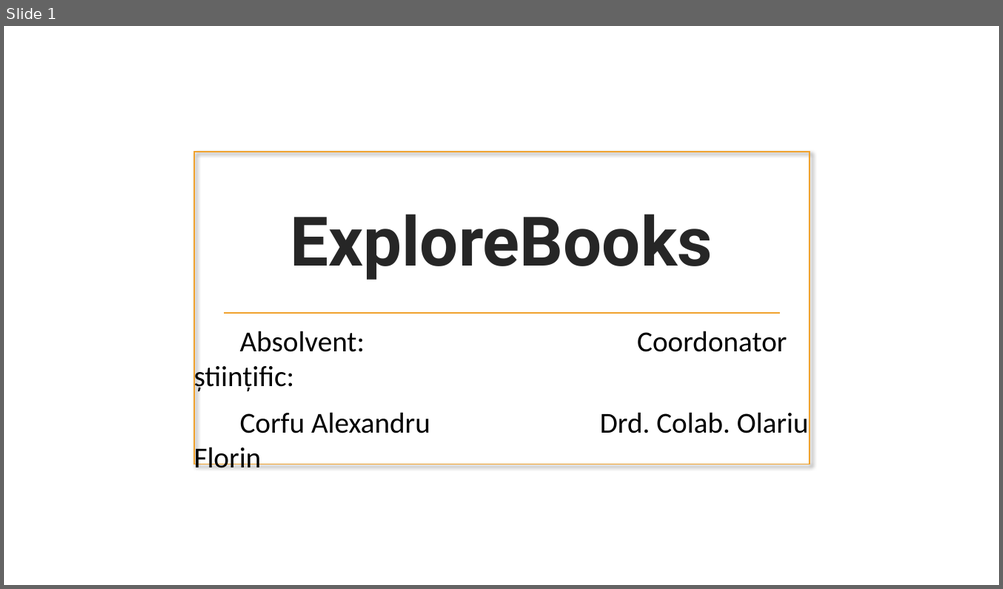
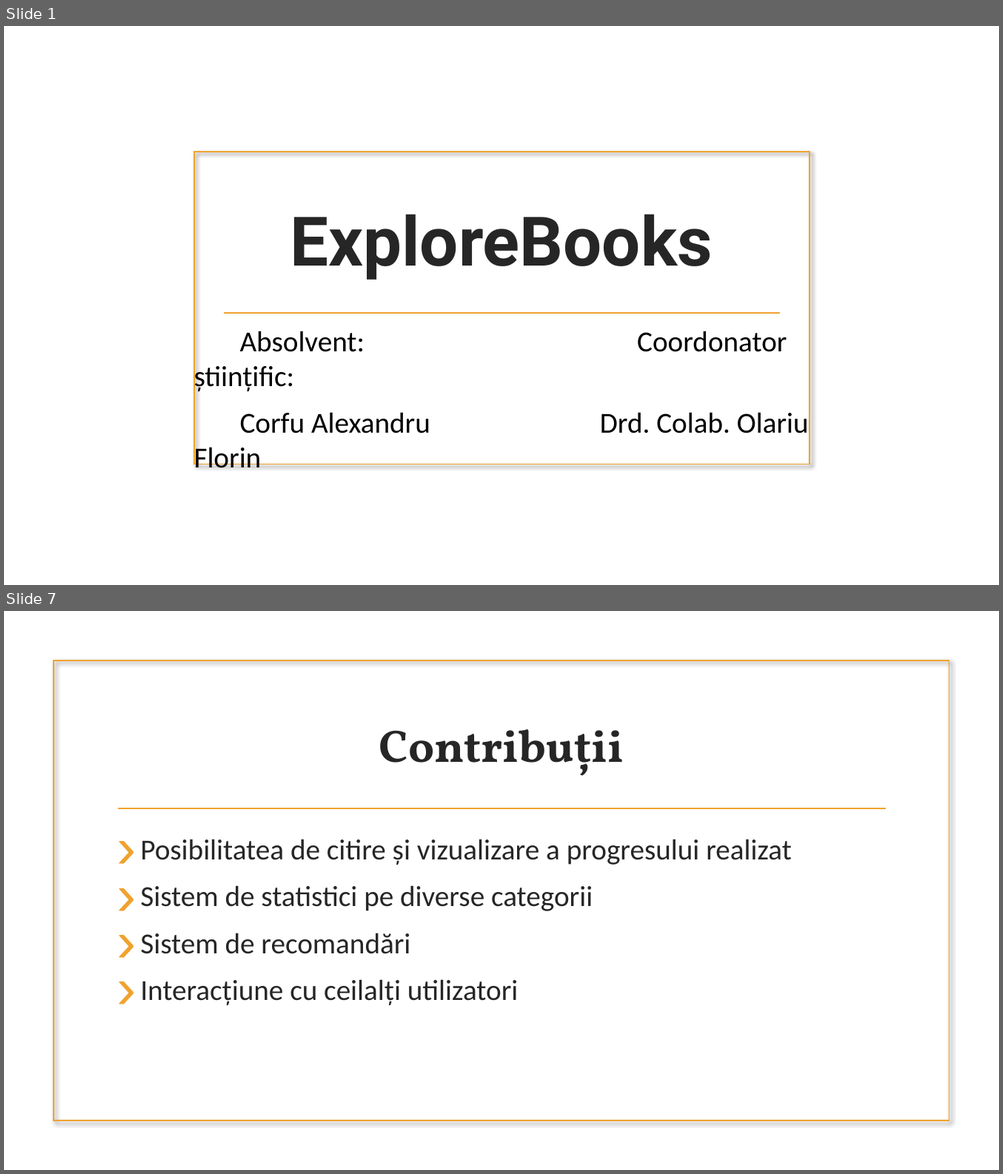
Before and after one commit to Scyree/BachelorThesis, a slide deck: Licenta2018CorfuAlexandru/ExploreBooks.pptx. Shown one above the other, each under a label of ours: slide 1 before the commit, slides 1 and 7 after it; the slides between them are not shown. The pictures are 1003x589 and 1003x1174 pixels, drawn with LibreOffice and Linux fonts; fonts in the diff are those of the drawing; background and template pictures are left out. Boxes give left, top, right and bottom in pixels: in the first picture for what was removed or moved away, otherwise in the second. Text is boxed around its words. In the diff, an @@ line names an element or a change of style, - is before the commit and + after.

```diff
--- a/Licenta2018CorfuAlexandru/ExploreBooks.pptx
+++ b/Licenta2018CorfuAlexandru/ExploreBooks.pptx
@@ slide 7 added at (x1=4, y1=611, x2=999, y2=1170), background picture (left out) @@
@@ rectangle added at (x1=54, y1=661, x2=948, y2=1122), outline #F0A22E 1.25 pt @@
@@ title added at (x1=379, y1=729, x2=623, y2=776), 44 pt, text #262626, bold @@
+Contribuții
@@ line added from (118, 809) to (885, 809), #F0A22E 1.25 pt @@
@@ text added at (x1=140, y1=839, x2=791, y2=1005), 28 pt, text #262626 @@
+› Posibilitatea de citire și vizualizare a progresului realizat
+› Sistem de statistici pe diverse categorii
+› Sistem de recomandări
+› Interacțiune cu ceilalți utilizatori
@@ text added at (x1=493, y1=1118, x2=509, y2=1165), 28 pt, text #FFFFFF, bold @@
+6
```
Also in this commit, not shown: 9 slides changed, 1 other slide added, 2 slides removed.
